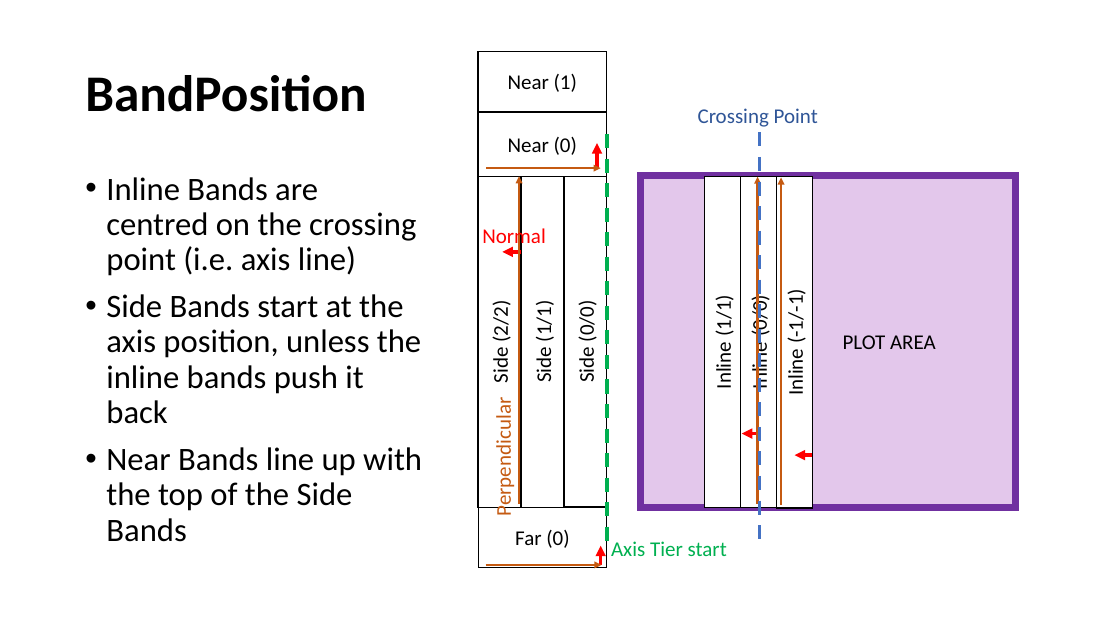
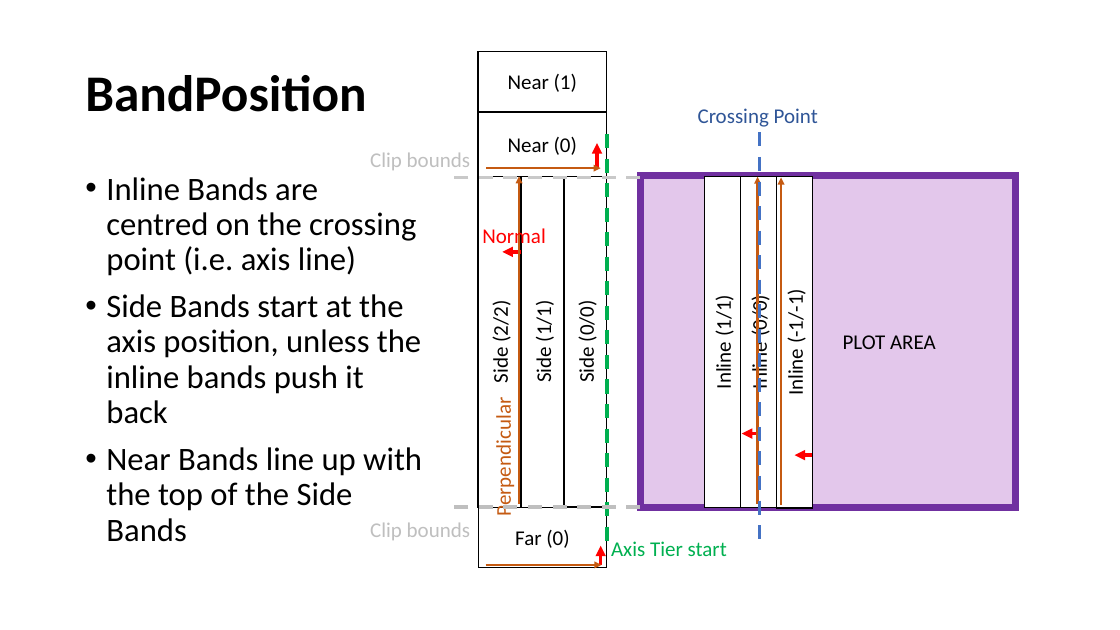
Before and after one commit to VisualMelon/oxyplot, a slide deck: slide 13 of Source/OxyPlot/Axes/ComposableAxis/Composable Axis.pptx (slide 9 before the commit). Drawn at 1120x630 pixels with LibreOffice and Linux fonts; fonts in the diff are those of the drawing. Boxes give left, top, right and bottom in pixels: in the first picture for what was removed or moved away, otherwise in the second. Text is boxed around its words. In the diff, an @@ line names an element or a change of style, - is before the commit and + after.

```diff
--- a/Source/OxyPlot/Axes/ComposableAxis/Composable Axis.pptx
+++ b/Source/OxyPlot/Axes/ComposableAxis/Composable Axis.pptx
@@ text added at box(370, 153, 470, 170), 18 pt, text #BFBFBF @@
+Clip bounds
@@ line added from (640, 177) to (449, 177), #C9C9C9 3 pt dashed @@
@@ line added from (640, 507) to (449, 507), #BFBFBF 3 pt dashed @@
@@ text added at box(370, 523, 470, 540), 18 pt, text #BFBFBF @@
+Clip bounds
```
Also in this commit, not shown: 6 other slides changed, 8 slides added.
